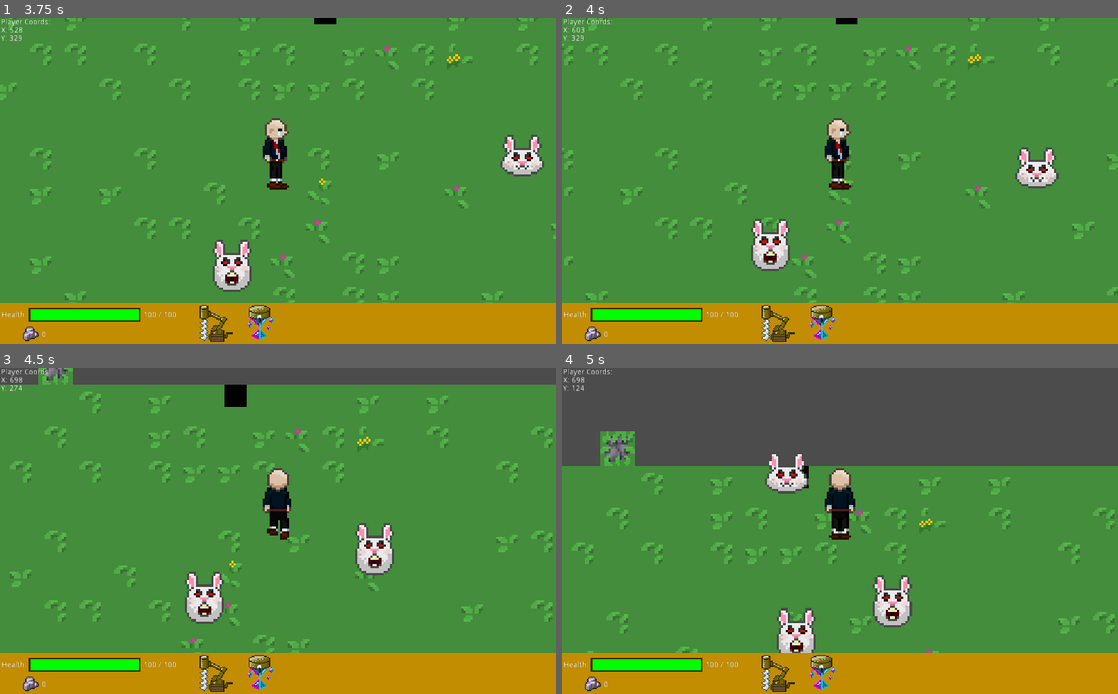
Above: before the commit, frames 1-4 (two rows, left to right).
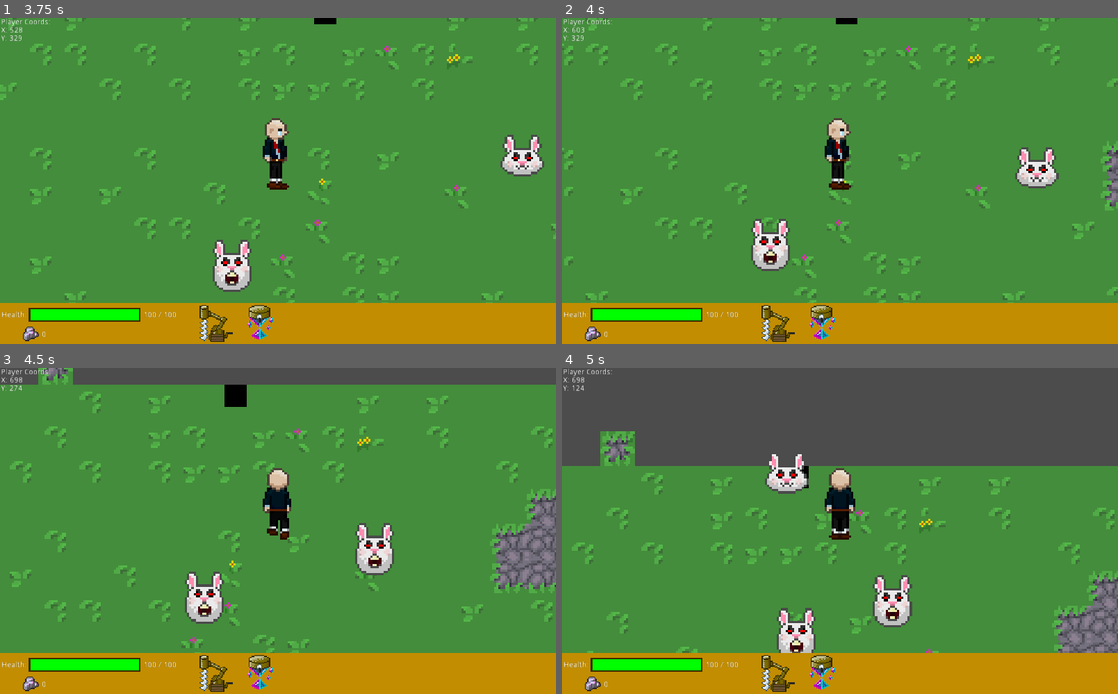
Above: after the commit, the same moments.

Repository: rakthalekk/CSC281-Project
Game: Godot game, scene res://src/Main.tscn
The game is run twice, just before and just after one commit, with the same random seed, the same clock (stepped at 60 frames per second) and the same inputs. The engine's default icon, where the game draws it, is replaced by a stand-in: a white triangle on a blue panel in a dark square.
Inputs (mouse positions are in pixels of both pictures, inside the frame that each line leads up to):
- Up to frame 1 (3.75 s): click (216, 324) at 0.5 s; click (261, 321) at 1.25 s; tap Enter at 2 s; move the mouse to (44, 31) at 2.02 s; press the mouse at (44, 31) at 2.03 s; hold D (right) 2.03-2.78 s; move the mouse to (166, 197) at 2.77 s; release the mouse at (166, 197) at 2.78 s; hold S (down) 2.78-3.53 s; tap E (create_drill) at 2.85 s; move the mouse to (333, 109) at 3.52 s; press the mouse at (333, 109) at 3.53 s; hold D (right) from 3.53 s (still down)
- Up to frame 2 (4 s): keep holding D (right)
- Up to frame 3 (4.5 s): move the mouse to (250, 596) at 4.27 s; release D (right) at 4.28 s; release the mouse at (250, 596) at 4.28 s; hold W (up) from 4.28 s (still down); tap E (create_drill) at 4.35 s
- Up to frame 4 (5 s): keep holding W (up)

Frame 1 is identical in both runs. In frame 2, 0.5% of the frame differs, in the area x 96-100%, y 37-60%; in frame 3, 2.8%, in the area x 88-100%, y 37-70%; in frame 4, 2.1%.
Error before the commit: Invalid get index '11' (on base: 'Array'). (res://src/GrassTileMap.gd:65)

Commit message:
Fixed index out of bounds during stone generation

Diff:
--- a/281-Project/src/GrassTileMap.gd
+++ b/281-Project/src/GrassTileMap.gd
@@ -39,8 +39,8 @@
 	#Floor Stone Generation
 	stones = create_2d_array(fieldLength, fieldWidth, 1)
 	for x in range(4, fieldLength-4):
-		for y in range(2, fieldWidth-2):
-			var stonerandom = rng.randi_range(1, 70)#rng.randi_range(1, 200)
+		for y in range(4, fieldWidth-5):
+			var stonerandom = rng.randi_range(1, 20)#rng.randi_range(1, 200)
 			if (stonerandom == 1):
 				stones[y][x] = 0
 				var plusX = 0
